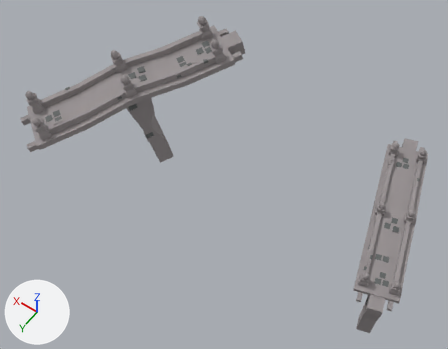
Before and after pictures for a commit that changed the glTF model models/Bridge.glb.
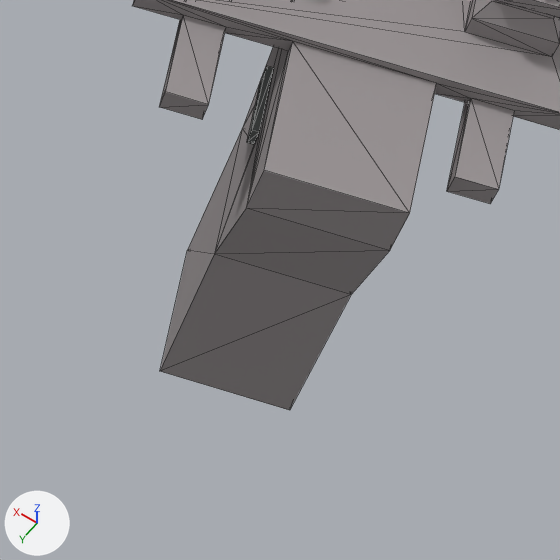
There are two pictures of each version: one whole from a 50 mm lens placed at (121.0, 77.5, 118.3), pointed at (168.1, 11.6, 14.7), one close up on the part from 76% to 89% of the width and 83% to 100% of the height. The lights are fixed; the arrows at lower left show +X, +Y and +Z. The close-ups show mesh edges as thin lines. Objects named as collision shapes, trigger or cutter boxes, shadow casters or lower levels of detail are left out. Vertices at the same position are counted once.

Before the edit, the objects in view are built like this:
```python
me_buffer_0_mesh_0 = bpy.data.meshes.new('buffer-0-mesh-0')
me_buffer_0_mesh_0.from_pydata(...)  # 1900 vertices, 3786 faces; spans x -695.0..1107.0, y -474.0..806.0, z -140.0..2923.0
me_buffer_0_mesh_0.materials.append(mat_lambert4sg)  # picture img_rock_bridge_1_tex
# before: 241 (-695.0, 186.0, -50.0) at pixel (389, 250), 242 (-695.0, 264.0, -50.0) at pixel (409, 213), 244 (-695.0, 186.0, 50.0) at pixel (246, 208), 245 (-695.0, 264.0, 50.0) at pixel (264, 170)
ob_bridge = bpy.data.objects.new('bridge', me_buffer_0_mesh_0)
ob_bridge.location = (133.68, 2.1, 10.33)
ob_bridge.rotation_euler = (-1.571, 0.122, 1.868)  # degrees (-90, 7, 107)
ob_bridge.scale = (-0.0279, -0.0279, -0.0279)
```
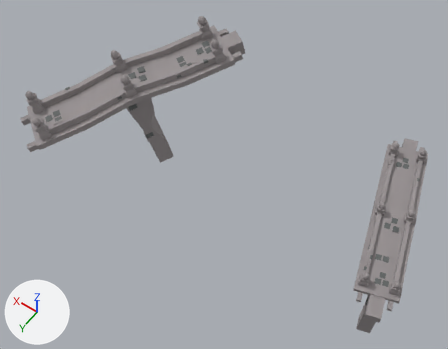
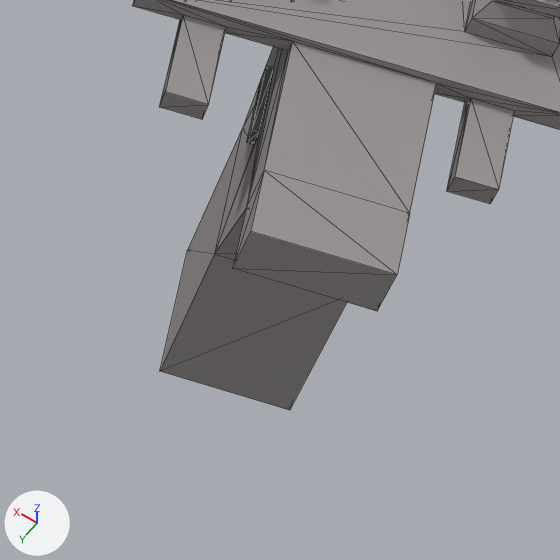
Changed parts and their boxes (x1, y1, x2, y2) in the close-ups (560 x 560 px):
```json
{"part": 1, "of": "me_buffer_0_mesh_0", "change": "built on", "before": [247, 170, 410, 250], "after": [233, 170, 410, 311]}
```

Edits to the scene script, one JSON object a line:
```json
{"block": "me_buffer_0_mesh_0", "where": "# used by ob_bridge; location = (133.68, 2.1, 10.33); rotation_euler = (-1.571, 0.122, 1.868), in degrees (-90, 7, 107); scale = (-0.0279, -0.0279, -0.0279)"}
{"block": "me_buffer_0_mesh_0", "where": "# verts and faces of me_buffer_0_mesh_0; kept vertices keep their numbers, new ones are numbered from 1900"}
{"op": "remove", "block": "me_buffer_0_mesh_0", "code": "me_buffer_0_mesh_0.from_pydata(...)  # 1900 vertices, 3786 faces; spans x -695.0..1107.0, y -474.0..806.0, z -140.0..2923.0"}
{"op": "add", "block": "me_buffer_0_mesh_0", "code": "me_buffer_0_mesh_0.from_pydata(...)  # 1904 vertices, 3798 faces; spans x -740.0..1107.0, y -474.0..806.0, z -140.0..2923.0"}
{"block": "me_buffer_0_mesh_0", "change": "me_buffer_0_mesh_0 part 1"}
{"op": "add", "block": "me_buffer_0_mesh_0", "code": "delete_faces([(241, 244, 242), (242, 244, 245)])"}
{"op": "add", "block": "me_buffer_0_mesh_0", "code": "for new, old in zip([*range(1900, 1904)], [241, 242, 244, 245]): verts[new] = verts[old] + (-45.0, 0.0, 0.0)"}
{"op": "add", "block": "me_buffer_0_mesh_0", "code": "faces += [(241, 242, 244), (242, 245, 244), (1900, 1902, 1901), (1901, 1902, 1903), (242, 244, 1901), (244, 1902, 1901)]"}
{"op": "add", "block": "me_buffer_0_mesh_0", "code": "faces += [(242, 1900, 1901), (241, 1900, 242), (245, 1903, 1902), (244, 245, 1902), (242, 1901, 245), (245, 1901, 1903)]"}
{"op": "add", "block": "me_buffer_0_mesh_0", "code": "faces += [(241, 244, 1900), (244, 1902, 1900)]"}
```
